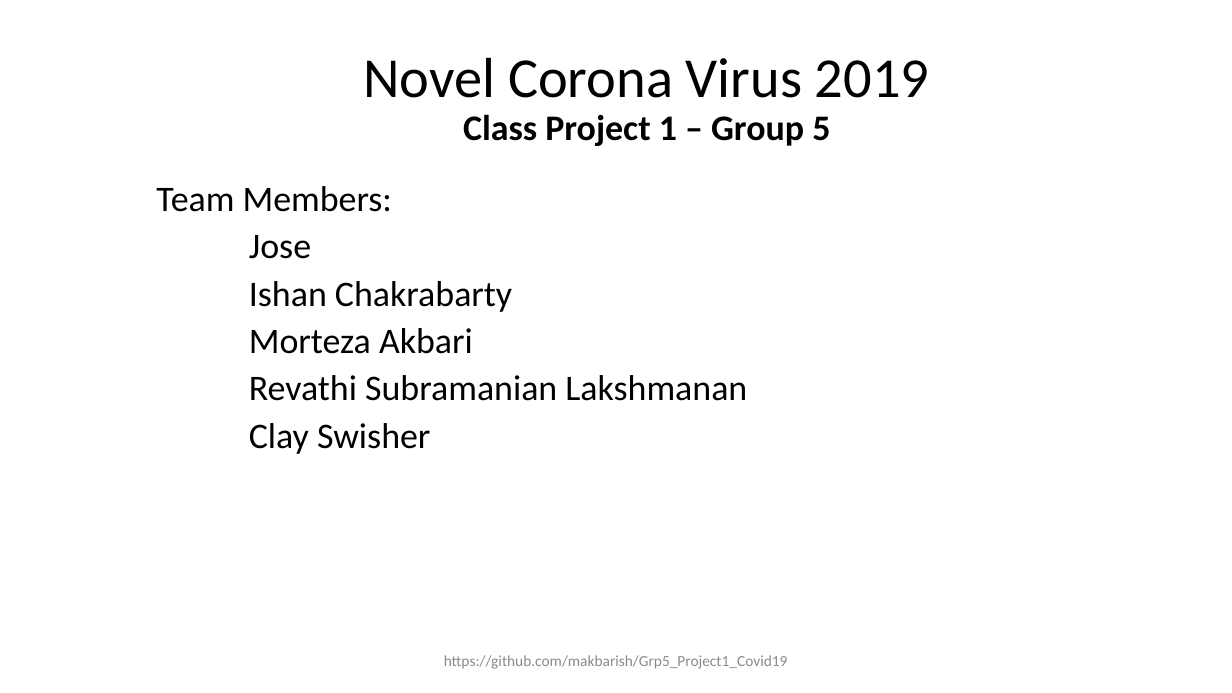
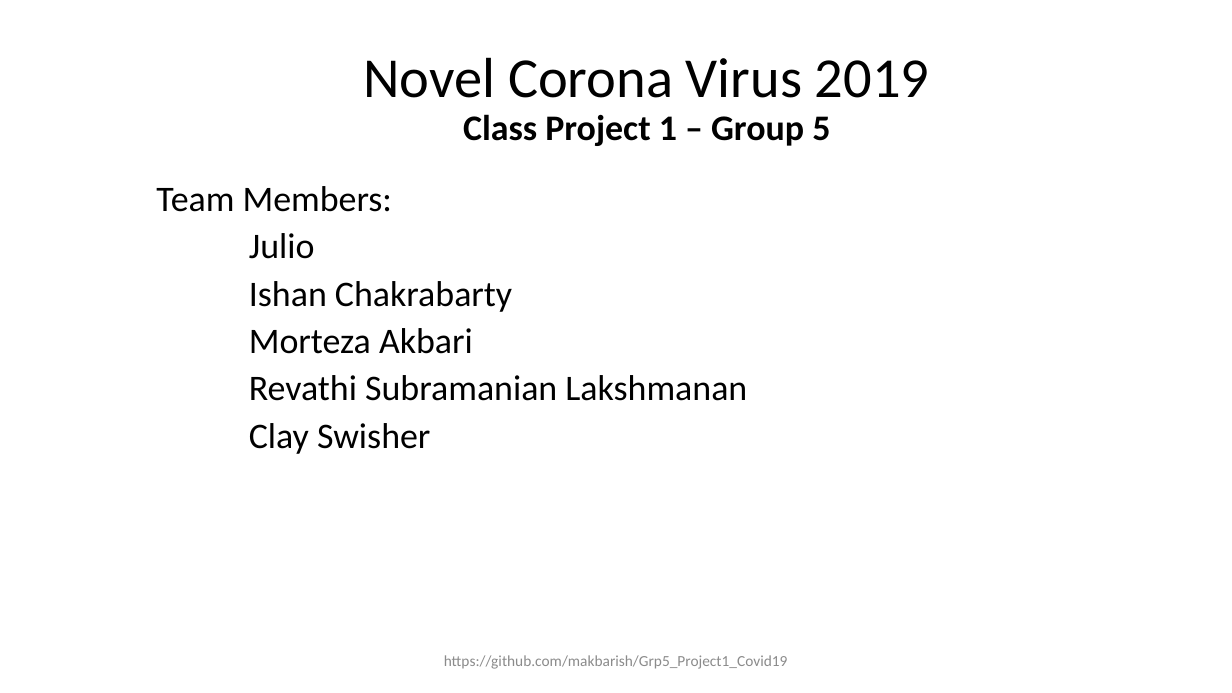
Before and after one commit to makbarish/Grp5_Project1_Covid19, a slide deck: slide 1 of Clay/Novel Corona Virus 2019.pptx. Drawn at 1232x693 pixels with LibreOffice and Linux fonts; fonts in the diff are those of the drawing. Boxes give left, top, right and bottom in pixels: in the first picture for what was removed or moved away, otherwise in the second. Text is boxed around its words. In the diff, an @@ line names an element or a change of style, - is before the commit and + after.

Commit message:
update to powerpoint file

```diff
--- a/Clay/Novel Corona Virus 2019.pptx
+++ b/Clay/Novel Corona Virus 2019.pptx
@@ subtitle at box(249, 233, 315, 259): text changed @@
-Jose
+Julio
```
Also in this commit, not shown: 2 other files.
